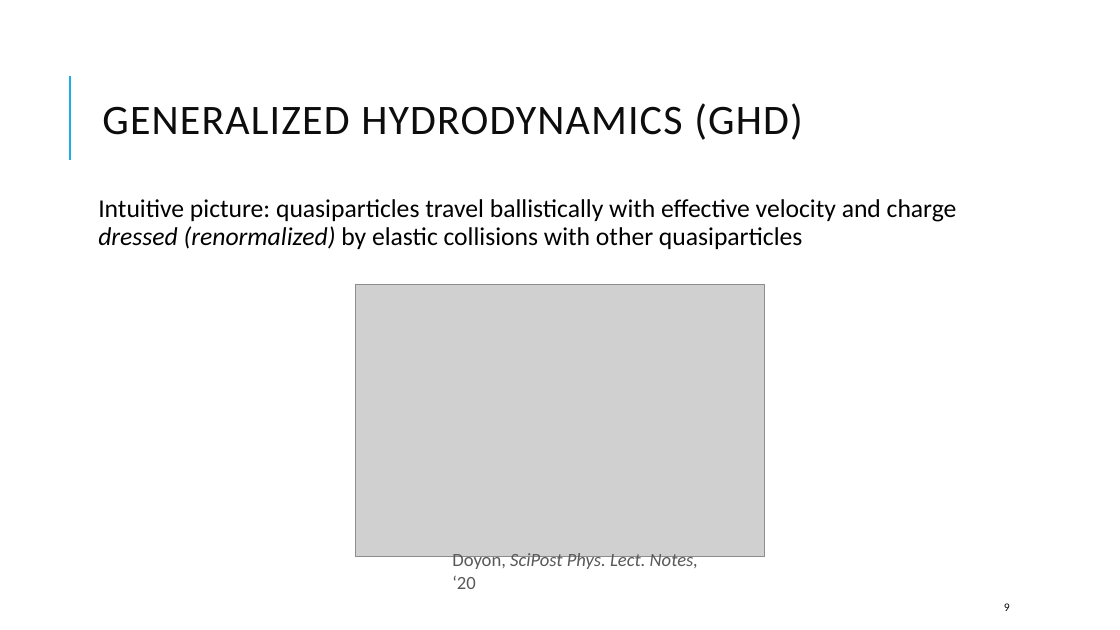
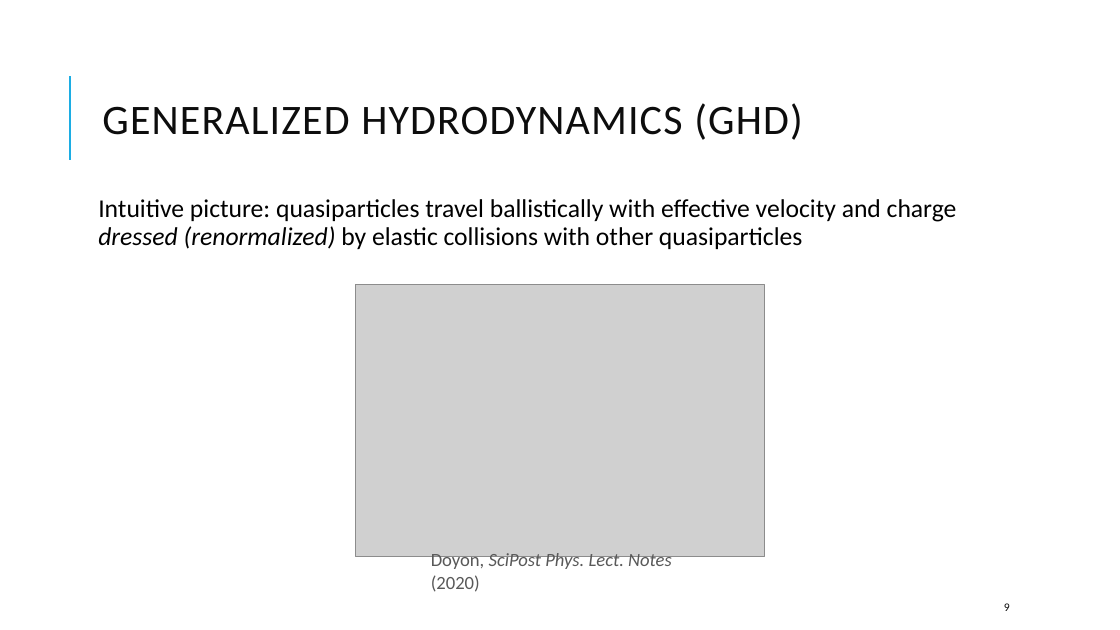
Before and after one commit to kwang0/KPZ-Project, a slide deck: slide 9 of Qualifying Exam Presentation.pptx. Drawn at 1120x630 pixels with LibreOffice and Linux fonts; fonts in the diff are those of the drawing; grey boxes stand for pictures. Boxes give left, top, right and bottom in pixels: in the first picture for what was removed or moved away, otherwise in the second. Text is boxed around its words. In the diff, an @@ line names an element or a change of style, - is before the commit and + after.

```diff
--- a/Qualifying Exam Presentation.pptx
+++ b/Qualifying Exam Presentation.pptx
@@ text at [431, 553, 672, 592]: text changed @@
-Doyon, SciPost Phys. Lect. Notes, ‘20
+Doyon, SciPost Phys. Lect. Notes (2020)
```
Also in this commit, not shown: 9 other slides changed, 9 slides added.
